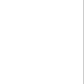
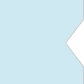
Comparing the layer stacks of the two 84 × 84 images. Changes:
hid group "Highlight" (1 layers) over bbox(0, 0, 84, 84)
added group "super" with 3 layers above "selected" over bbox(0, 0, 84, 84)
added layer "Overlay copy" in group "super" over bbox(66, 19, 84, 67)
added layer "Global shadow copy 4" in group "super" over bbox(0, 0, 84, 84)
added layer "Layer 1 copy" in group "super" over bbox(0, 0, 84, 84)
